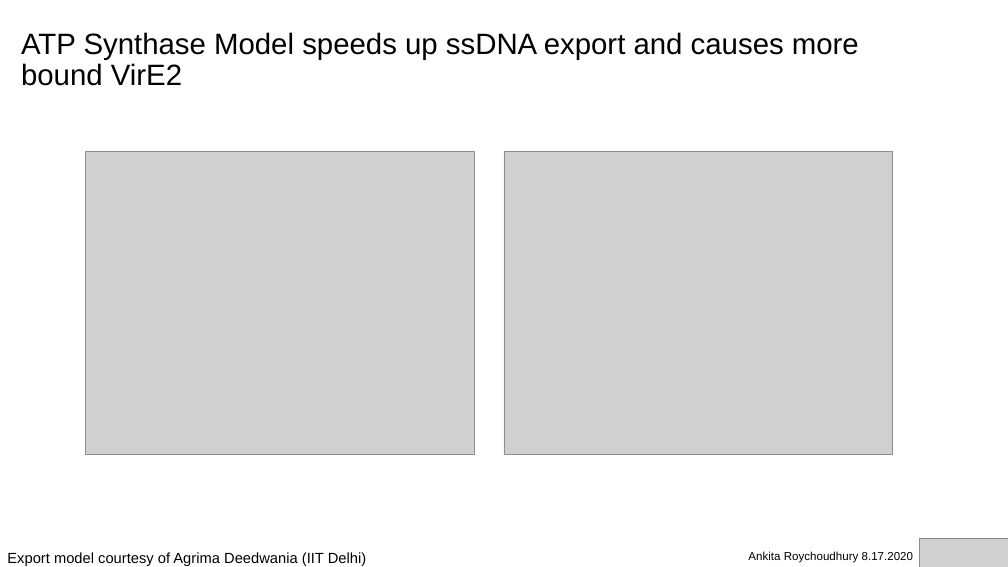
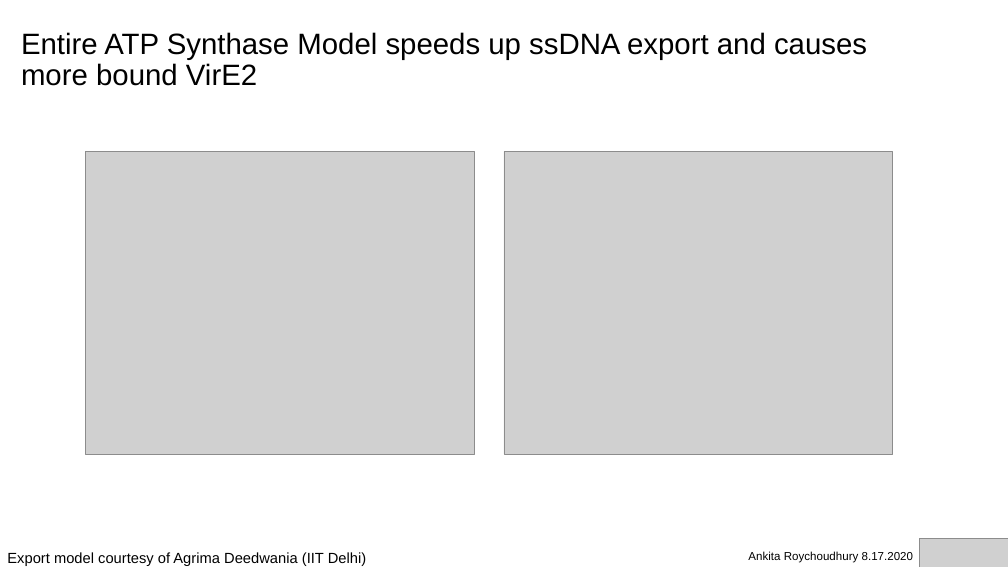
Before and after one commit to AnkitaRoychoudhury/ug_murray, a slide deck: slide 12 of miscellaneous/presentations/20200817_murray_mtg.pptx. Drawn at 1008x567 pixels with LibreOffice and Linux fonts; fonts in the diff are those of the drawing; grey boxes stand for pictures. Boxes give left, top, right and bottom in pixels: in the first picture for what was removed or moved away, otherwise in the second. Text is boxed around its words. In the diff, an @@ line names an element or a change of style, - is before the commit and + after.

```diff
--- a/miscellaneous/presentations/20200817_murray_mtg.pptx
+++ b/miscellaneous/presentations/20200817_murray_mtg.pptx
@@ title at [21,32,867,86]: text changed @@
-ATP Synthase Model speeds up ssDNA export and causes more bound VirE2
+Entire ATP Synthase Model speeds up ssDNA export and causes more bound VirE2
```
Also in this commit, not shown: 9 other slides changed, 1 slide added, 1 slide removed, 21 other files.
